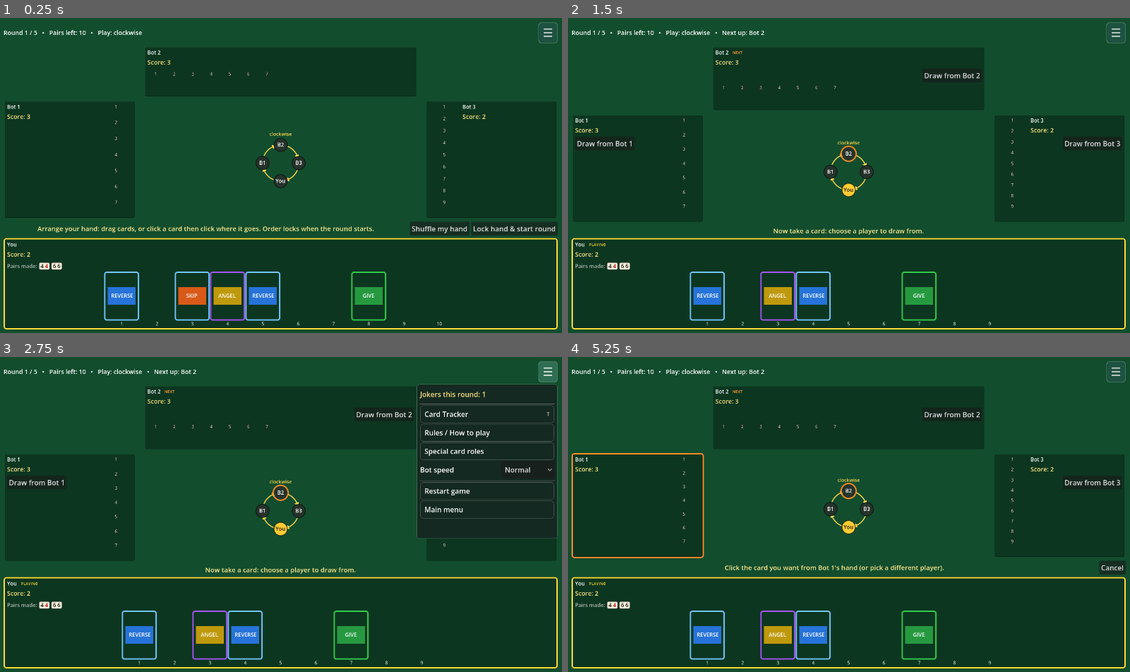
Above: before the commit, frames 1-4 (two rows, left to right).
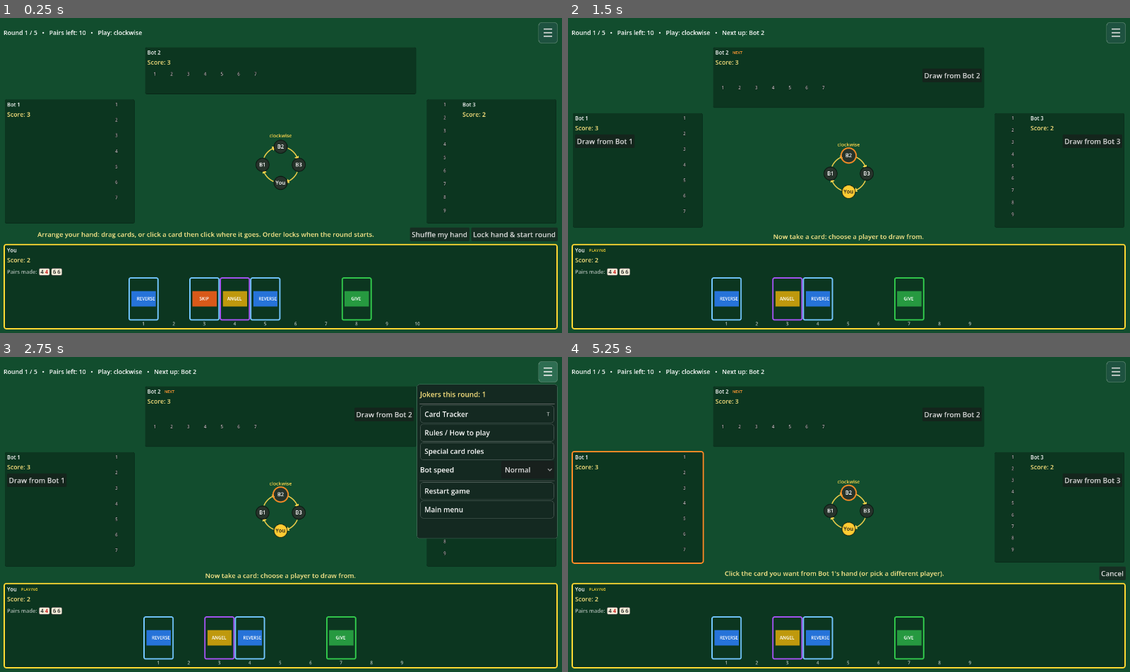
Above: after the commit, the same moments.

Repository: louibasmu/BLANd-
Game: Godot game, scene res://A. BaseGame/5. CardTable/game_table.tscn
Same seed, same stepped clock (60 frames per second), same inputs: the game is played once before the commit and once after it. This scene is started directly instead of the project's main scene.
Inputs:
- Up to frame 1 (0.25 s): no input
- Up to frame 2 (1.5 s): click "Lock hand & start round" at 0.5 s; click "SKIP" at 1.25 s
- Up to frame 3 (2.75 s): click "☰" at 2 s
- Up to frame 4 (5.25 s): click "Normal" at 2.75 s; click "Normal" at 3.5 s; click "Draw from Bot 2" at 4.25 s; click "Draw from Bot 1" at 5 s

The runs differ from the first frame. In frame 1, 6.8% of the frame differs, in the area x 0-100%, y 17-98%; in frame 2, 5.2%; in frame 3, 5.0%; in frame 4, 6.0%.

Commit message:
committing the file changes to reverse back to old committ
reversing back to old committ.

Diff:
--- a/game-dev-seminar/A. BaseGame/1. CoreMechanics/bland_card.gd
+++ b/game-dev-seminar/A. BaseGame/1. CoreMechanics/bland_card.gd
@@ -146,16 +146,16 @@
 	return SPECIAL_NAMES.get(special, "")
 
 
-## File name inside res://Sprites/Card Assets/BLANd Made Cards
+## File name inside res://Sprites/Card Assets/
 ## Builds the picture file name. Pair cards map to e.g. card_clubs_04.png (Ace is "A",
 ## other ranks are zero-padded to two digits to match the asset names).
 func texture_file() -> String:
 	match kind:
 		Kind.PAIR:
 			var r := "A" if rank == 1 else "%02d" % rank
-			return "card_%s.png" % [r]
+			return "card_%s_%s.png" % [suit, r]
 		Kind.SPECIAL:
-			return "card_back.png"   # text is drawn on top for now
+			return "card_empty.png"   # text is drawn on top for now
 		_:
 			return "card_joker_black.png"
 
--- a/game-dev-seminar/A. BaseGame/5. CardTable/game_table.gd
+++ b/game-dev-seminar/A. BaseGame/5. CardTable/game_table.gd
@@ -13,10 +13,9 @@
 # Folder holding the card pictures; _tex() loads them from here by file name.
 const CARD_DIR := "res://Card Assets/"
 # Card sizes in pixels: big for the human's own hand, small for the opponents' face-down cards.
-#5 to 7 ratio on the width and height
-const BIG_CARD := Vector2(90, 126)
-const SMALL_CARD := Vector2(45, 63)
-const SIDE_CARD := Vector2(63, 45)
+const BIG_CARD := Vector2(78, 111)
+const SMALL_CARD := Vector2(40, 57)
+const SIDE_CARD := Vector2(57, 40)
 const MAX_MIDDLE_HEIGHT := 440.0
 # Seat number of the human player (always 0).
 const HUMAN := 0
@@ -584,7 +583,6 @@
 		var path := CARD_DIR + file
 		_tex_cache[file] = load(path) if ResourceLoader.exists(path) else null
 	return _tex_cache[file]
-
 
 
 func _layout_side_cards(cards: Control) -> void:
--- a/game-dev-seminar/project.godot
+++ b/game-dev-seminar/project.godot
@@ -21,10 +21,10 @@
 window/size/viewport_height=720
 window/size/window_width_override=1280
 window/size/window_height_override=720
+window/size/min_width=1280
+window/size/min_height=720
 window/stretch/mode="canvas_items"
 window/stretch/aspect="expand"
-window/size/min_width=1280
-window/size/min_height=720
 
 [physics]
 
Binary file added: game-dev-seminar/C. Card Assets/BLANd Made Cards/Ace.png
Not shown, added: game-dev-seminar/C. Card Assets/BLANd Made Cards/Ace.png.import
Binary file added: game-dev-seminar/C. Card Assets/BLANd Made Cards/Four.png
Not shown, added: game-dev-seminar/C. Card Assets/BLANd Made Cards/Four.png.import
Binary file added: game-dev-seminar/C. Card Assets/BLANd Made Cards/Six.png
Not shown, added: game-dev-seminar/C. Card Assets/BLANd Made Cards/Six.png.import
Binary file added: game-dev-seminar/C. Card Assets/BLANd Made Cards/Ten.png
Not shown, added: game-dev-seminar/C. Card Assets/BLANd Made Cards/Ten.png.import
Binary file added: game-dev-seminar/C. Card Assets/BLANd Made Cards/card_backside.png
Not shown, added: game-dev-seminar/C. Card Assets/BLANd Made Cards/card_backside.png.import
Binary file added: game-dev-seminar/C. Card Assets/BLANd Made Cards/eight.png
Not shown, added: game-dev-seminar/C. Card Assets/BLANd Made Cards/eight.png.import
(and 131 more such lines)
